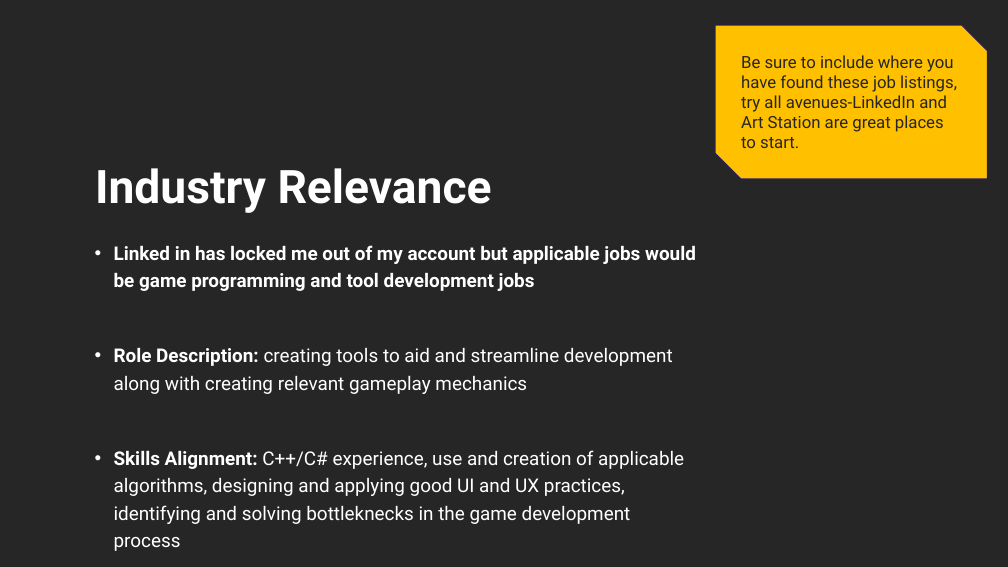
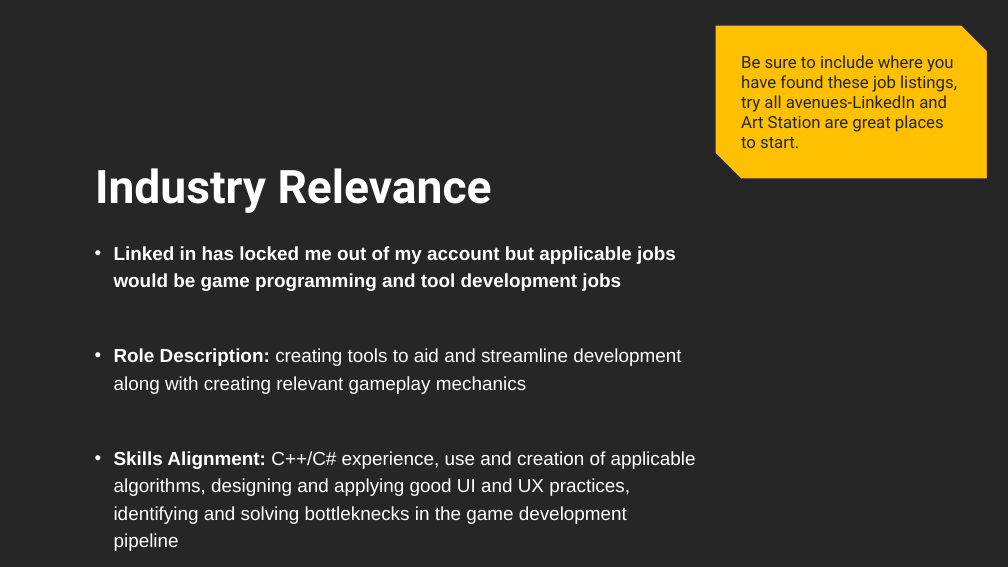
Before and after one commit to Cameron-cmd/Disertation_Project, a slide deck: slide 4 of Project_Pitch.pptx. Drawn at 1008x567 pixels with LibreOffice and Linux fonts; fonts in the diff are those of the drawing. Boxes give left, top, right and bottom in pixels: in the first picture for what was removed or moved away, otherwise in the second. Text is boxed around its words. In the diff, an @@ line names an element or a change of style, - is before the commit and + after.

```diff
--- a/Project_Pitch.pptx
+++ b/Project_Pitch.pptx
@@ text at box(114, 246, 681, 394): font Roboto to Arial in "Linked in has locked me out of ...", "Role Description: creating tools to aid and ..." @@
@@ text at box(114, 451, 696, 551): text changed; font Roboto to Arial @@
-• Skills Alignment: C++/C# experience, use and creation of applicable algorithms, designing and applying good UI and UX practices, identifying and solving bottleknecks in the game development process
+• Skills Alignment: C++/C# experience, use and creation of applicable algorithms, designing and applying good UI and UX practices, identifying and solving bottleknecks in the game development pipeline
```
Also in this commit, not shown: 6 other slides changed.
